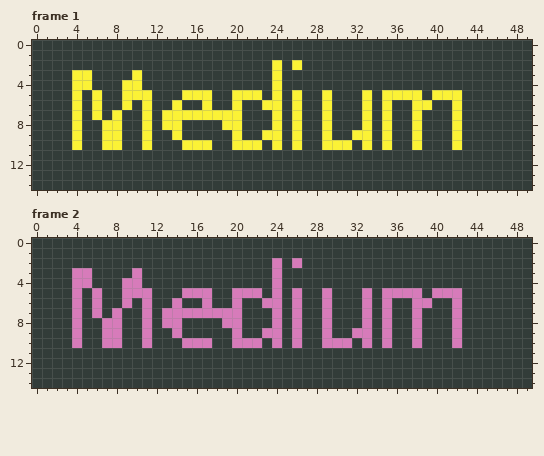
A pixel-art file gets an edit: Sprites/mediumSelect.aseprite. The picture above is the old version.
50x15 pixels, 2 frames. Shown: frame 1, frame 2.
New version:
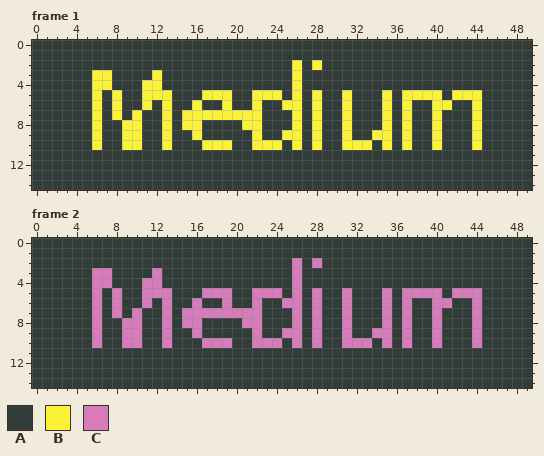
Palette (. is transparent): A #323c39  B #fbf236  C #d77bba
The exact change:
--- frame 1
@@ x 0..49 @@
  1 AAAAAAAAAAAAAAAAAAAAAAAAAAAAAAAAAAAAAAAAAAAAAAAAAA
- 2 AAAAAAAAAAAAAAAAAAAAAAAABABAAAAAAAAAAAAAAAAAAAAAAA
- 3 AAAABBAAAABAAAAAAAAAAAAABAAAAAAAAAAAAAAAAAAAAAAAAA
- 4 AAAABBAAABBAAAAAAAAAAAAABAAAAAAAAAAAAAAAAAAAAAAAAA
- 5 AAAABABAABBBAAABBBAABBBABABAABAAABABBBBABBBAAAAAAA
- 6 AAAABABAABABAABAABAABAABBABAABAAABABAABBAABAAAAAAA
- 7 AAAABABABAABABBBBBBBBAAABABAABAAABABAABAAABAAAAAAA
- 8 AAAABAABBAABABBAAAABBAAABABAABAAABABAABAAABAAAAAAA
- 9 AAAABAABBAABAABAAAAABAABBABAABAABBABAABAAABAAAAAAA
-10 AAAABAABBAABAAABBBAABBBABABAABBBABABAABAAABAAAAAAA
+ 2 AAAAAAAAAAAAAAAAAAAAAAAAAABABAAAAAAAAAAAAAAAAAAAAA
+ 3 AAAAAABBAAAABAAAAAAAAAAAAABAAAAAAAAAAAAAAAAAAAAAAA
+ 4 AAAAAABBAAABBAAAAAAAAAAAAABAAAAAAAAAAAAAAAAAAAAAAA
+ 5 AAAAAABABAABBBAAABBBAABBBABABAABAAABABBBBABBBAAAAA
+ 6 AAAAAABABAABABAABAABAABAABBABAABAAABABAABBAABAAAAA
+ 7 AAAAAABABABAABABBBBBBBBAAABABAABAAABABAABAAABAAAAA
+ 8 AAAAAABAABBAABABBAAAABBAAABABAABAAABABAABAAABAAAAA
+ 9 AAAAAABAABBAABAABAAAAABAABBABAABAABBABAABAAABAAAAA
+10 AAAAAABAABBAABAAABBBAABBBABABAABBBABABAABAAABAAAAA
 11 AAAAAAAAAAAAAAAAAAAAAAAAAAAAAAAAAAAAAAAAAAAAAAAAAA
--- frame 2
@@ x 0..49 @@
  1 AAAAAAAAAAAAAAAAAAAAAAAAAAAAAAAAAAAAAAAAAAAAAAAAAA
- 2 AAAAAAAAAAAAAAAAAAAAAAAACACAAAAAAAAAAAAAAAAAAAAAAA
- 3 AAAACCAAAACAAAAAAAAAAAAACAAAAAAAAAAAAAAAAAAAAAAAAA
- 4 AAAACCAAACCAAAAAAAAAAAAACAAAAAAAAAAAAAAAAAAAAAAAAA
- 5 AAAACACAACCCAAACCCAACCCACACAACAAACACCCCACCCAAAAAAA
- 6 AAAACACAACACAACAACAACAACCACAACAAACACAACCAACAAAAAAA
- 7 AAAACACACAACACCCCCCCCAAACACAACAAACACAACAAACAAAAAAA
- 8 AAAACAACCAACACCAAAACCAAACACAACAAACACAACAAACAAAAAAA
- 9 AAAACAACCAACAACAAAAACAACCACAACAACCACAACAAACAAAAAAA
-10 AAAACAACCAACAAACCCAACCCACACAACCCACACAACAAACAAAAAAA
+ 2 AAAAAAAAAAAAAAAAAAAAAAAAAACACAAAAAAAAAAAAAAAAAAAAA
+ 3 AAAAAACCAAAACAAAAAAAAAAAAACAAAAAAAAAAAAAAAAAAAAAAA
+ 4 AAAAAACCAAACCAAAAAAAAAAAAACAAAAAAAAAAAAAAAAAAAAAAA
+ 5 AAAAAACACAACCCAAACCCAACCCACACAACAAACACCCCACCCAAAAA
+ 6 AAAAAACACAACACAACAACAACAACCACAACAAACACAACCAACAAAAA
+ 7 AAAAAACACACAACACCCCCCCCAAACACAACAAACACAACAAACAAAAA
+ 8 AAAAAACAACCAACACCAAAACCAAACACAACAAACACAACAAACAAAAA
+ 9 AAAAAACAACCAACAACAAAAACAACCACAACAACCACAACAAACAAAAA
+10 AAAAAACAACCAACAAACCCAACCCACACAACCCACACAACAAACAAAAA
 11 AAAAAAAAAAAAAAAAAAAAAAAAAAAAAAAAAAAAAAAAAAAAAAAAAA
